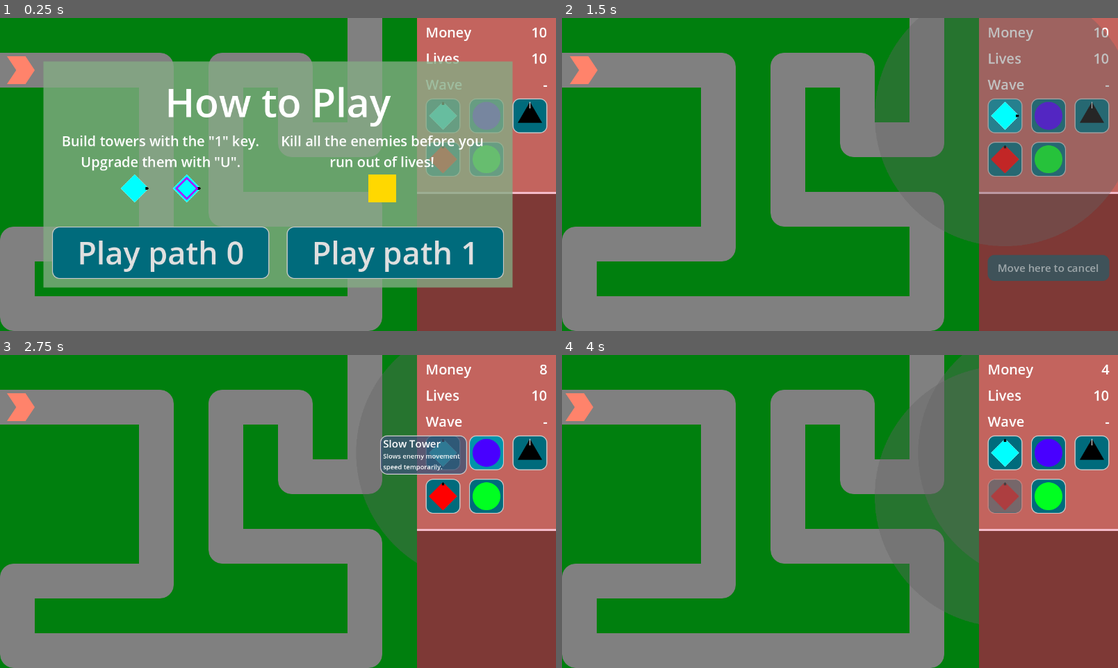
Above: before the commit, frames 1-4 (two rows, left to right).
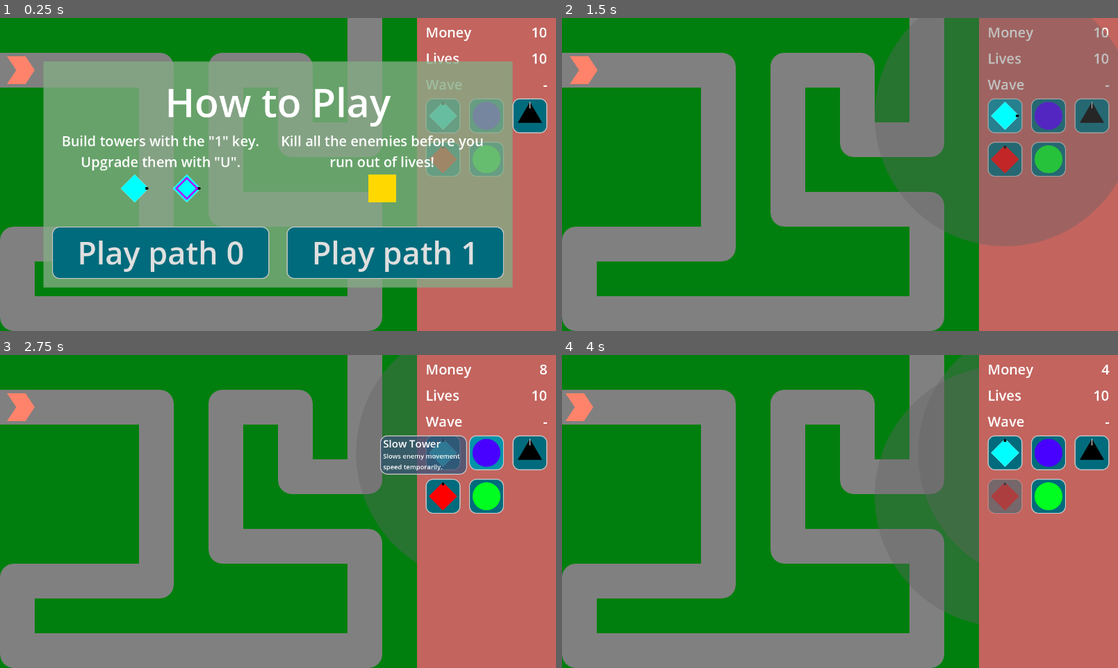
Above: after the commit, the same moments.

Repository: phrasmotica/godot-tower-defence
Game: Godot game, scene res://scenes/game.tscn
The game is run twice, just before and just after one commit, with the same random seed, the same clock (stepped at 60 frames per second) and the same inputs.
Inputs (mouse positions are in pixels of both pictures, inside the frame that each line leads up to):
- Up to frame 1 (0.25 s): no input
- Up to frame 2 (1.5 s): click "Play path 0" at 0.5 s; click (1006, 115) at 1.25 s
- Up to frame 3 (2.75 s): click (489, 452) at 2 s
- Up to frame 4 (4 s): click (1090, 452) at 2.75 s; click (1006, 495) at 3.5 s

The runs differ from the first frame. In frame 1, 5.9% of the frame differs, in the area x 75-100%, y 55-100%; in frame 2, 11%; in frame 3, 11%; in frame 4, 11%.

Commit message:
Animate selected tower UI panel in and out when tower is selected/deselected

Diff:
--- a/scenes/ui/game_ui.tscn
+++ b/scenes/ui/game_ui.tscn
@@ -18,7 +18,75 @@
 [sub_resource type="RectangleShape2D" id="RectangleShape2D_b1ksy"]
 size = Vector2(280, 60)
 
-[node name="GameUI" type="Control" node_paths=PackedStringArray("money_label", "lives_label", "wave_label", "tower_name_label", "create_tower_buttons", "upgrade_button_0", "upgrade_button_1", "sell_button", "cancel_button")]
+[sub_resource type="Animation" id="Animation_fmc87"]
+resource_name = "show_tower_ui"
+length = 0.1
+tracks/0/type = "value"
+tracks/0/imported = false
+tracks/0/enabled = true
+tracks/0/path = NodePath("TowerPanelContainer:position")
+tracks/0/interp = 1
+tracks/0/loop_wrap = true
+tracks/0/keys = {
+"times": PackedFloat32Array(0, 0.1),
+"transitions": PackedFloat32Array(1, 1),
+"update": 0,
+"values": [Vector2(2.08165e-12, 720), Vector2(0, 400)]
+}
+
+[sub_resource type="Animation" id="Animation_qr7uh"]
+length = 0.001
+tracks/0/type = "value"
+tracks/0/imported = false
+tracks/0/enabled = true
+tracks/0/path = NodePath("TowerPanelContainer:position")
+tracks/0/interp = 1
+tracks/0/loop_wrap = true
+tracks/0/keys = {
+"times": PackedFloat32Array(0),
+"transitions": PackedFloat32Array(1),
+"update": 0,
+"values": [Vector2(2.08165e-12, 720)]
+}
+
+[sub_resource type="Animation" id="Animation_4emn7"]
+resource_name = "hide_tower_ui"
+length = 0.1
+tracks/0/type = "value"
+tracks/0/imported = false
+tracks/0/enabled = true
+tracks/0/path = NodePath("TowerPanelContainer:position")
+tracks/0/interp = 1
+tracks/0/loop_wrap = true
+tracks/0/keys = {
+"times": PackedFloat32Array(0, 0.1),
+"transitions": PackedFloat32Array(1, 1),
+"update": 0,
+"values": [Vector2(2.08165e-12, 400), Vector2(2.08165e-12, 720)]
+}
+tracks/1/type = "method"
+tracks/1/imported = false
+tracks/1/enabled = true
+tracks/1/path = NodePath(".")
+tracks/1/interp = 1
+tracks/1/loop_wrap = true
+tracks/1/keys = {
+"times": PackedFloat32Array(0.1),
+"transitions": PackedFloat32Array(1),
+"values": [{
+"args": [],
+"method": &"hide_ui"
+}]
+}
+
+[sub_resource type="AnimationLibrary" id="AnimationLibrary_fjgy4"]
+_data = {
+"RESET": SubResource("Animation_qr7uh"),
+"hide_tower_ui": SubResource("Animation_4emn7"),
+"show_tower_ui": SubResource("Animation_fmc87")
+}
+
+[node name="GameUI" type="Control" node_paths=PackedStringArray("money_label", "lives_label", "wave_label", "tower_name_label", "create_tower_buttons", "upgrade_button_0", "upgrade_button_1", "sell_button", "cancel_button", "animation_player")]
 layout_mode = 3
 anchors_preset = 0
 offset_right = 320.0
@@ -33,11 +101,12 @@
 upgrade_button_1 = NodePath("TowerPanelContainer/MarginContainer/VBoxContainer/SelectedTowerButtons/UpgradeButton1")
 sell_button = NodePath("TowerPanelContainer/MarginContainer/VBoxContainer/SelectedTowerButtons/SellButton")
 cancel_button = NodePath("TowerPanelContainer/MarginContainer/VBoxContainer/SelectedTowerButtons/CancelButton")
+animation_player = NodePath("AnimationPlayer")
 
 [node name="PanelContainer" type="PanelContainer" parent="."]
 layout_mode = 0
 offset_right = 320.0
-offset_bottom = 400.0
+offset_bottom = 720.0
 theme = ExtResource("1_px4ul")
 theme_type_variation = &"FlatPanelContainer"
 
@@ -116,9 +185,9 @@
 
 [node name="TowerPanelContainer" type="PanelContainer" parent="."]
 layout_mode = 0
-offset_top = 400.0
+offset_top = 720.0
 offset_right = 320.0
-offset_bottom = 720.0
+offset_bottom = 1040.0
 theme = ExtResource("1_px4ul")
 theme_type_variation = &"SecondaryPanelContainer"
 
@@ -192,6 +261,11 @@
 [node name="CollisionShape2D" type="CollisionShape2D" parent="TowerPanelContainer/MarginContainer/VBoxContainer/SelectedTowerButtons/CancelButton/CancelArea"]
 position = Vector2(140, 30)
 shape = SubResource("RectangleShape2D_b1ksy")
+
+[node name="AnimationPlayer" type="AnimationPlayer" parent="."]
+libraries = {
+"": SubResource("AnimationLibrary_fjgy4")
+}
 
 [connection signal="create_tower" from="PanelContainer/MarginContainer/VBoxContainer/TowerButtons/GunTowerButton" to="." method="_on_gun_tower_button_create_tower"]
 [connection signal="create_tower" from="PanelContainer/MarginContainer/VBoxContainer/TowerButtons/SlowTowerButton" to="." method="_on_slow_tower_button_create_tower"]
--- a/scripts/game_ui.gd
+++ b/scripts/game_ui.gd
@@ -36,6 +36,9 @@
 
 @export
 var cancel_button: Button
+
+@export
+var animation_player: AnimationPlayer
 
 signal tower_placing(tower: Tower)
 signal tower_placing_cancelled
@@ -225,13 +228,20 @@
 	handle_selected_tower_changed(null)
 
 func _on_towers_tower_sold(_sell_value:int):
-	hide_ui()
+	pass
 
 func handle_selected_tower_changed(tower: Tower):
+	# BUG: don't trigger any animation if we already had a tower selected
+
 	if tower:
-		show_ui(tower)
+		animate_show_ui(tower)
 	else:
-		hide_ui()
+		animate_hide_ui()
+
+func animate_show_ui(tower: Tower):
+	show_ui(tower)
+
+	animation_player.play("show_tower_ui")
 
 func show_ui(tower: Tower):
 	print("Showing selected tower UI")
@@ -247,6 +257,9 @@
 	sell_button.show()
 
 	game_tint.show()
+
+func animate_hide_ui():
+	animation_player.play("hide_tower_ui")
 
 func hide_ui():
 	print("Hiding selected tower UI")
@@ -258,6 +271,3 @@
 	sell_button.hide()
 
 	game_tint.hide()
-
-# HIGH: animate selected tower panel when tower is selected. Have it hidden by
-# default, make it slide in from below
Not shown: 1 places in scenes/ui/game_ui.tscn that only renumber resources
